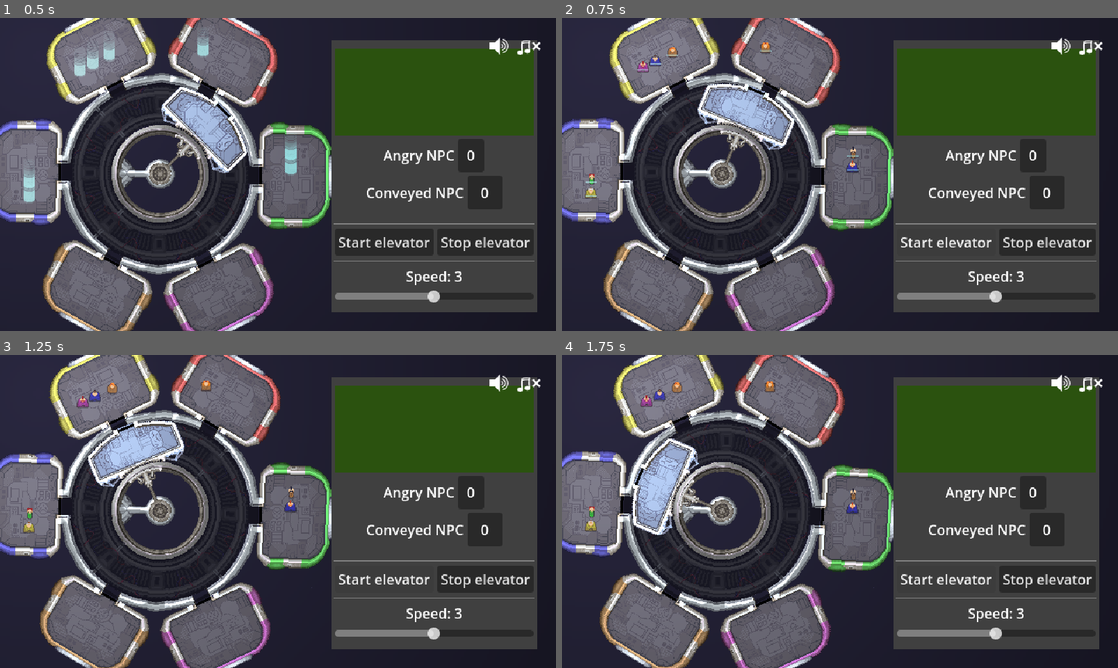
Above: before the commit, frames 1-4 (two rows, left to right).
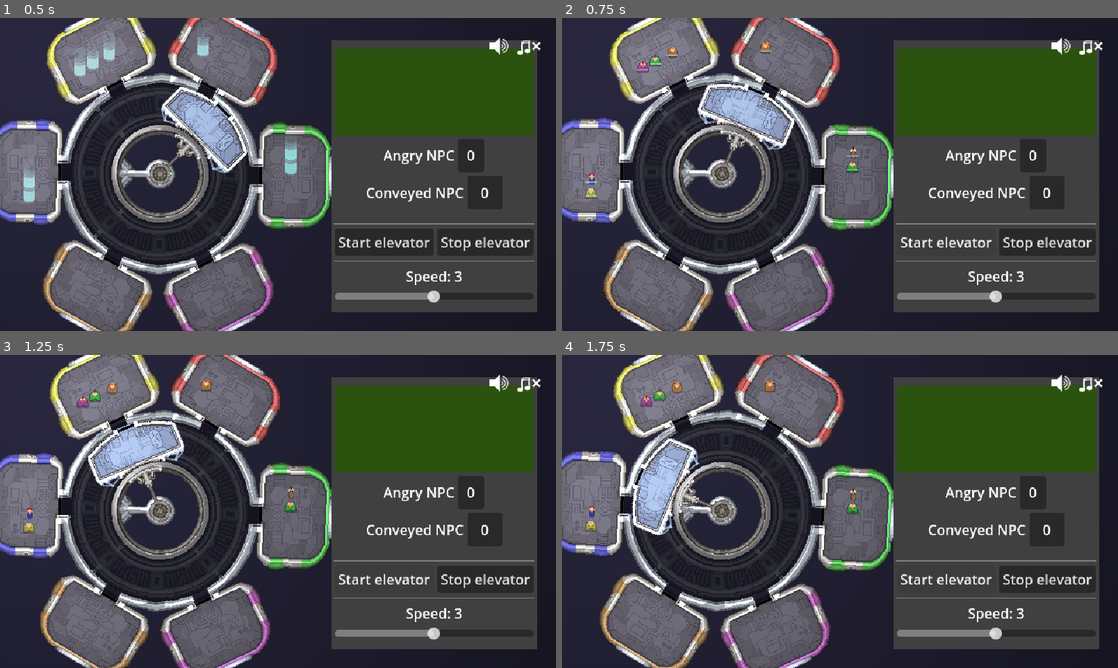
Above: after the commit, the same moments.

Repository: tehelka-gamedev/gmtk-2025
Game: Godot game, scene res://main.tscn
The game is run twice, just before and just after one commit, with the same random seed, the same clock (stepped at 60 frames per second) and the same inputs. The engine's default icon, where the game draws it, is replaced by a stand-in: a white triangle on a blue panel in a dark square. Sound files missing from this copy of the repository are replaced by a short silence.
Inputs:
- Up to frame 1 (0.5 s): no input
- Up to frame 2 (0.75 s): click "Start elevator" at 0.5 s
- Up to frame 3 (1.25 s): no input
- Up to frame 4 (1.75 s): click "Start elevator" at 1.25 s

Frame 1 is identical in both runs. In frame 2, less than 0.1% of the frame differs, in the area x 5-54%, y 12-54%; in frame 3, less than 0.1%; in frame 4, less than 0.1%, in the area x 5-54%, y 11-52%.

Commit message:
Fix decals for web export

Diff:
--- a/godot/objects/room.gd
+++ b/godot/objects/room.gd
@@ -4,7 +4,7 @@
 
 
 @export_category("Gameplay variables")
-@export var color: Enum.NPCColors = Enum.NPCColors.RED :
+@export var color: Enum.NPCColors:
     set(value):
         if not is_node_ready():
             await ready
@@ -15,8 +15,8 @@
 @export var entrance_position:Marker2D = null
 @export var decal_to_use: bool = false:
     set(value):
-        if not ready:
-            await is_node_ready()
+        if not is_node_ready:
+            await ready
         decal_to_use = value
         if decal_to_use:
             _decal.region_rect.position.x = 124
--- a/godot/scripts/Enum.gd
+++ b/godot/scripts/Enum.gd
@@ -4,10 +4,10 @@
 
 enum NPCColors {
     RED,
-    BLUE,
+    GREEN,
     PINK,
     ORANGE,
-    GREEN,
+    BLUE,
     YELLOW
 }
 
--- a/godot/scripts/game_manager.gd
+++ b/godot/scripts/game_manager.gd
@@ -47,6 +47,10 @@
     _control_panel.start_elevator_pressed.connect(elevator.on_start_elevator)
     _control_panel.stop_elevator_pressed.connect(elevator.on_stop_elevator)
     _narrative_manager.update.connect(_control_panel.message_panel.set_message)
+
+    var color_array: Array = Enum.NPCColors.values()
+    for i: int in len(rooms):
+        (rooms[i] as Room).color = color_array[i]
 
 
 func _on_npc_mood_state_changed(old_mood_state: MoodGauge.MoodState, new_mood_state: MoodGauge.MoodState) -> void:
